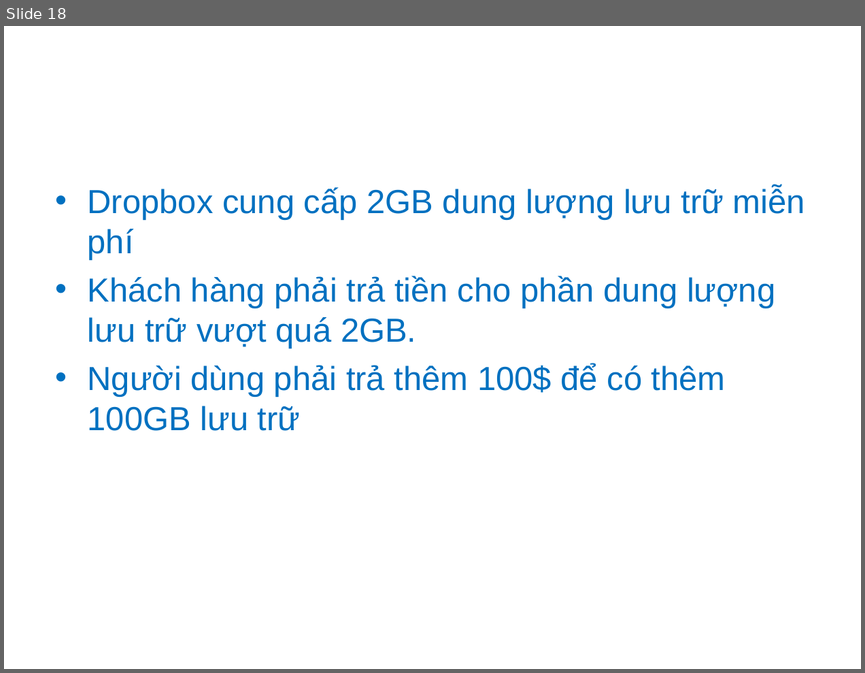
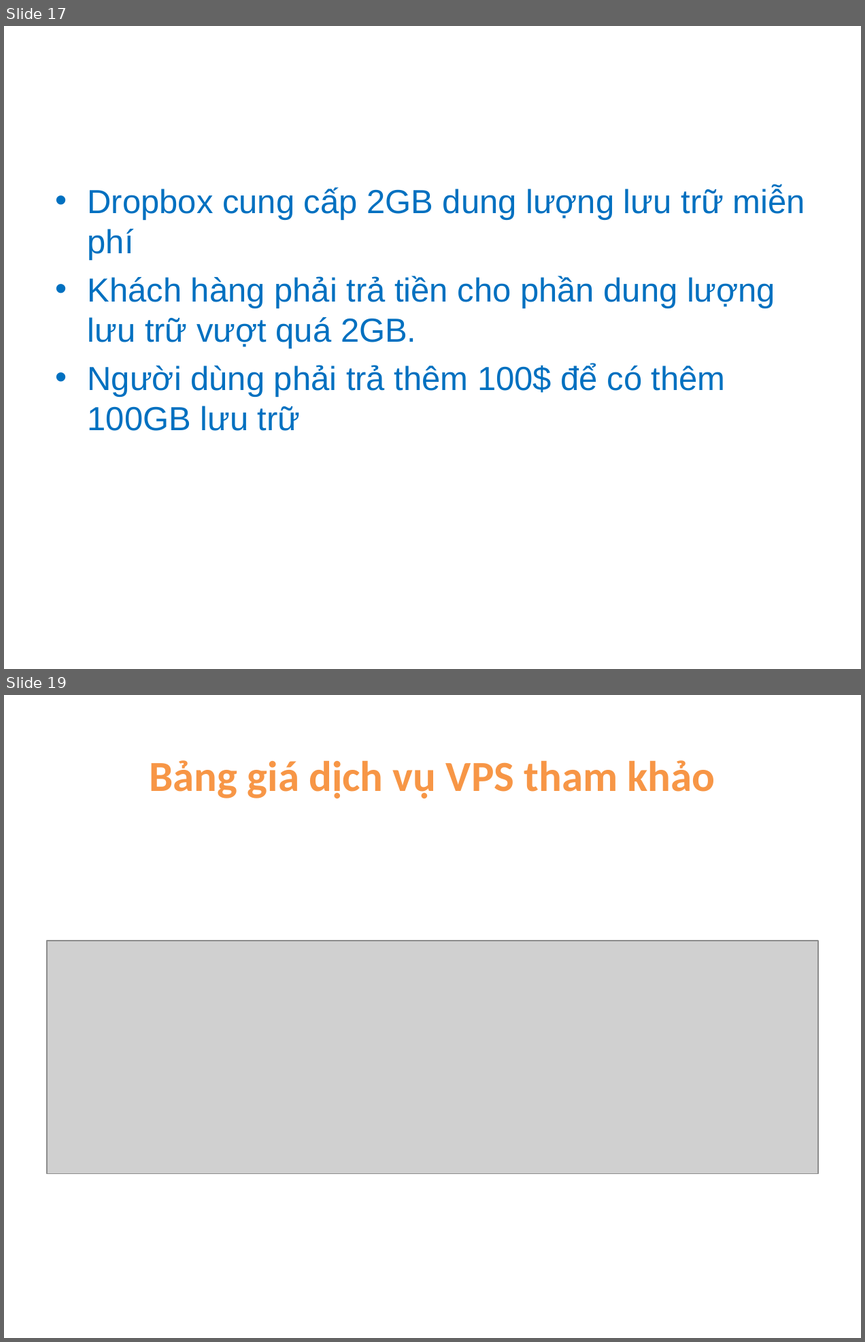
Before and after one commit to ndlongit/longnd-data, a slide deck: Temp/Bai tap ky nang - NDL.ppt. Shown one above the other, each under a label of ours: slide 18 before the commit, slides 17 and 19 after it; the slides between them are not shown. The pictures are 865x673 and 865x1342 pixels, drawn with LibreOffice and Linux fonts; fonts in the diff are those of the drawing; grey boxes stand for pictures. Boxes give left, top, right and bottom in pixels: in the first picture for what was removed or moved away, otherwise in the second. Text is boxed around its words. In the diff, an @@ line names an element or a change of style, - is before the commit and + after.

```diff
--- a/Temp/Bai tap ky nang - NDL.ppt
+++ b/Temp/Bai tap ky nang - NDL.ppt
@@ slide 19 added at (x1=4, y1=695, x2=861, y2=1338), background #FFFFFF @@
@@ title added at (x1=150, y1=760, x2=715, y2=798), 36 pt, text #F79646, bold @@
+Bảng giá dịch vụ VPS tham khảo
@@ picture added at (x1=47, y1=940, x2=818, y2=1173) @@
@@ what was slide 18 is now slide 17 @@
```
Also in this commit, not shown: 5 slides changed, 2 other slides added, 3 slides removed.
